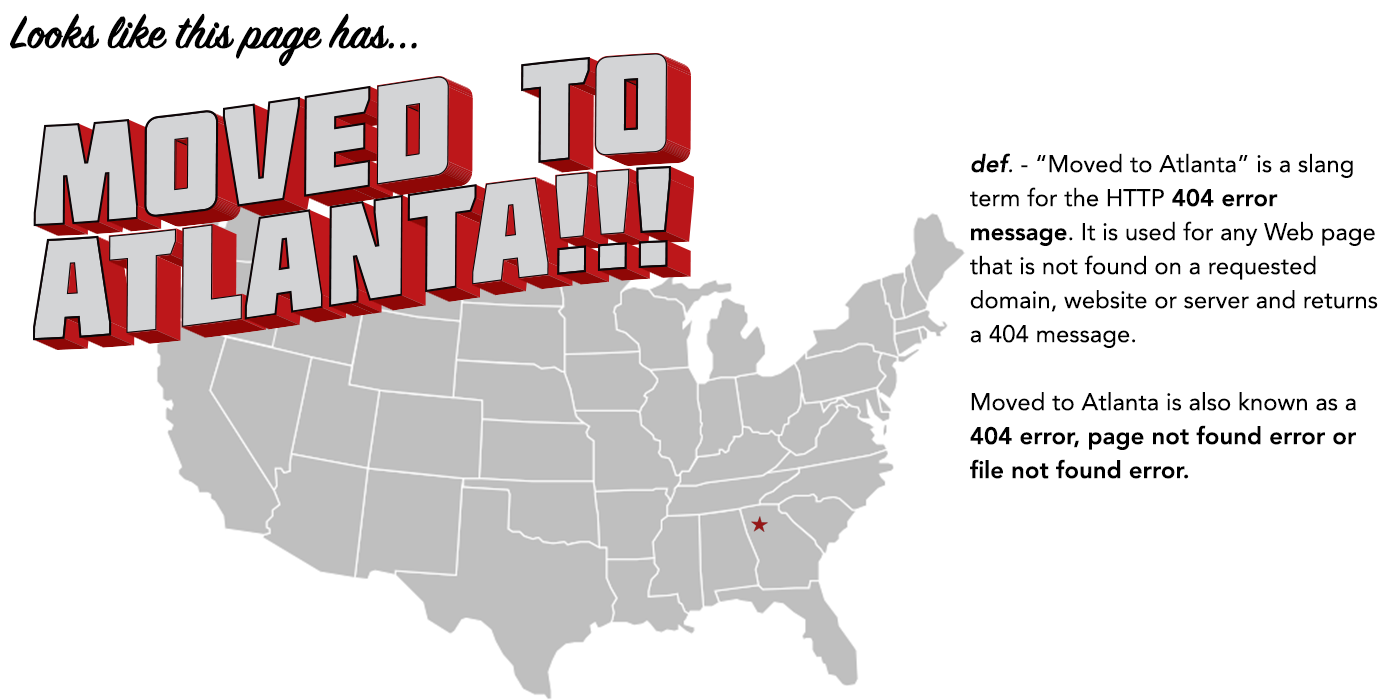
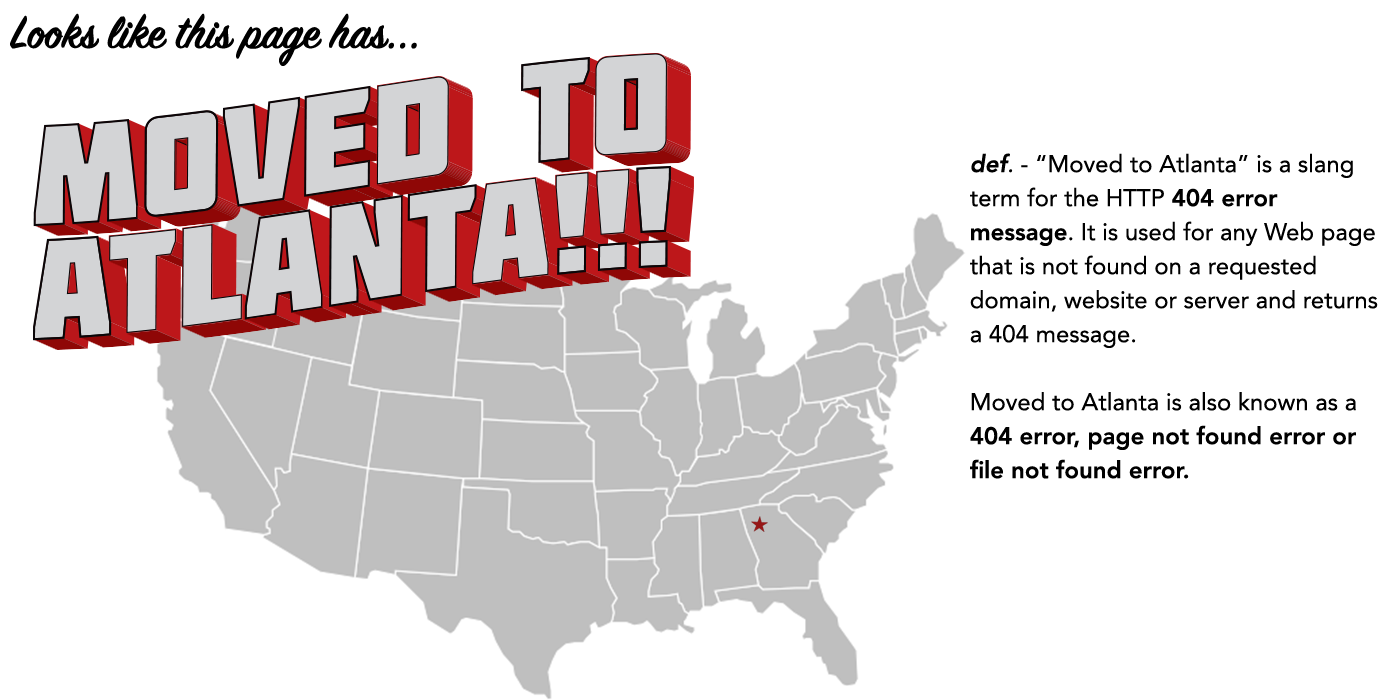
Before/after of a 1400 x 700 layered artwork. What changed in the layer stack:
hid "bg" over [10, 13, 1378, 479]
